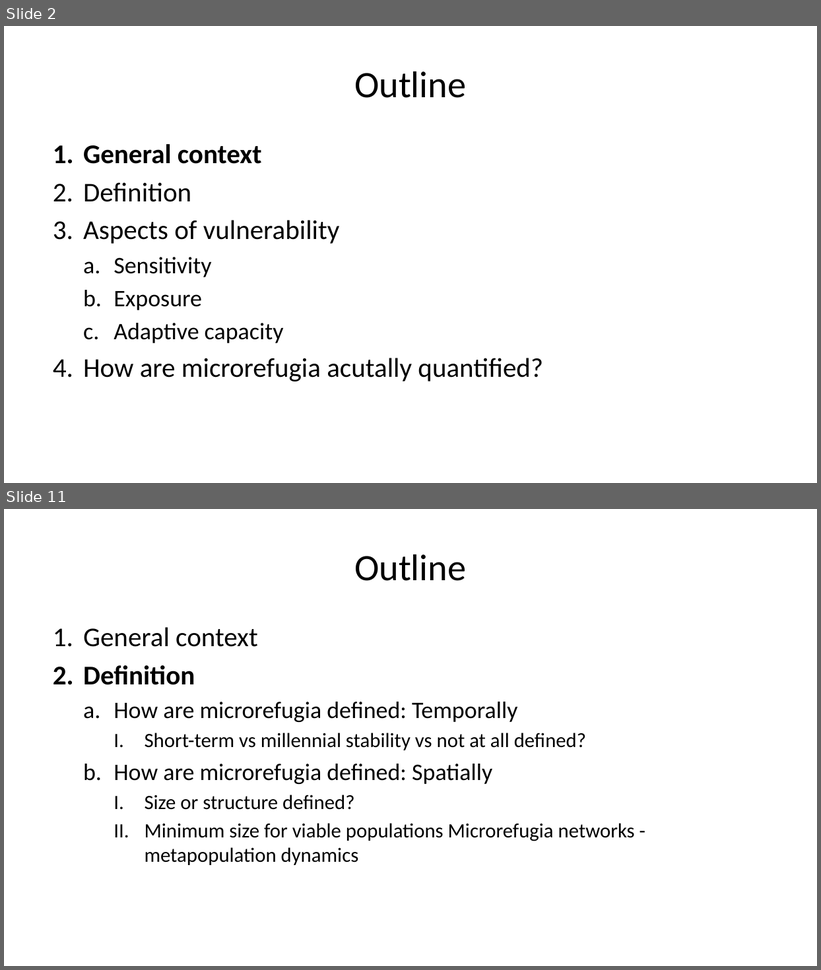
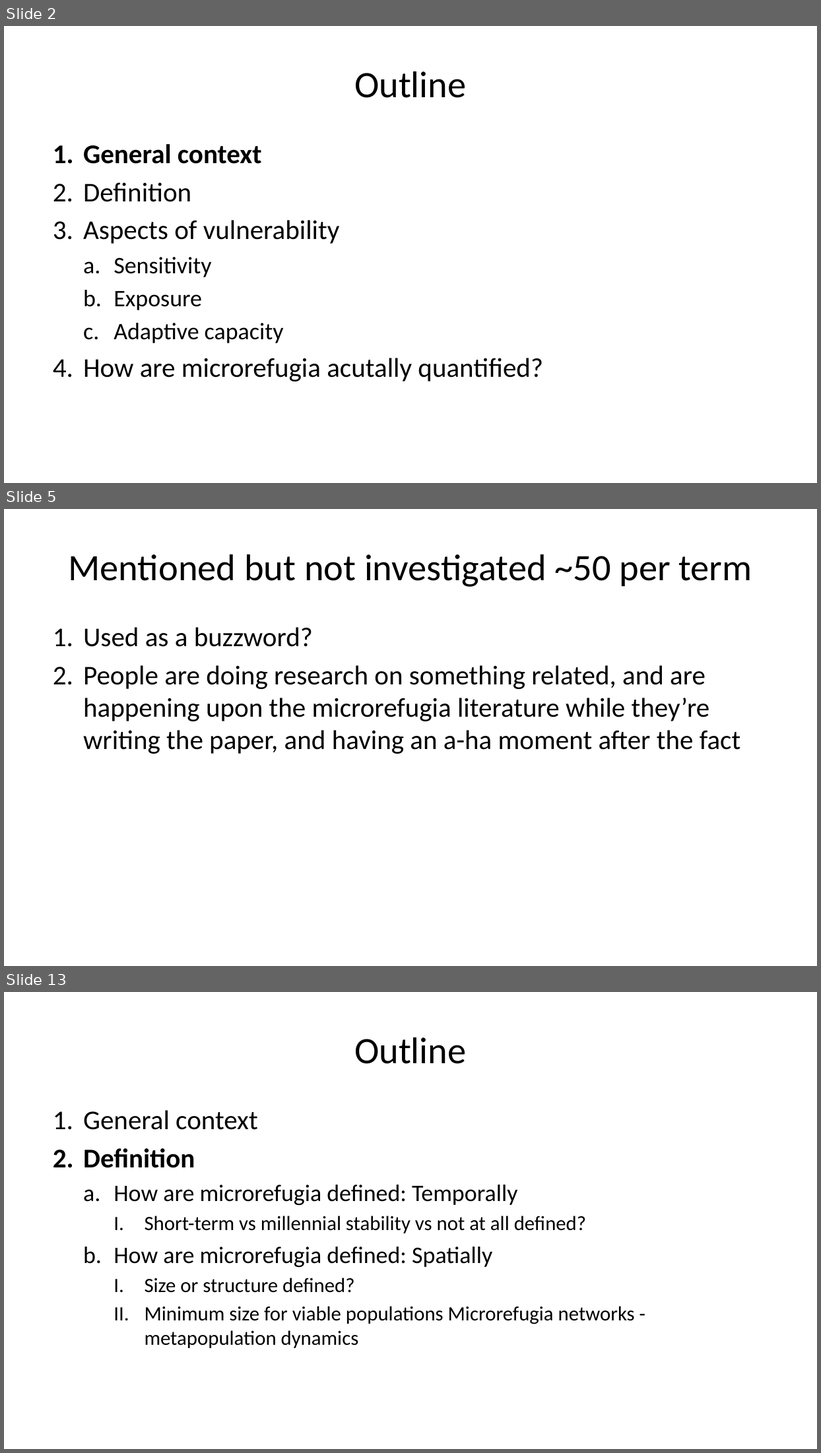
Before and after one commit to admahood/microrefugia_review, a slide deck: microrefugia_review.pptx. Shown one above the other, each under a label of ours: slides 2 and 11 before the commit, slides 2, 5 and 13 after it; the slides between them are not shown. The pictures are 821x970 and 821x1453 pixels, drawn with LibreOffice and Linux fonts; fonts in the diff are those of the drawing. Boxes give left, top, right and bottom in pixels: in the first picture for what was removed or moved away, otherwise in the second. Text is boxed around its words. In the diff, an @@ line names an element or a change of style, - is before the commit and + after.

```diff
--- a/microrefugia_review.pptx
+++ b/microrefugia_review.pptx
@@ slide 5 added at bbox=[4, 509, 817, 966], background #FFFFFF @@
@@ title added at bbox=[68, 554, 752, 587], 33 pt, text #000000 @@
+Mentioned but not investigated ~50 per term
@@ text added at bbox=[83, 627, 741, 754], 24 pt, text #000000 @@
+1. Used as a buzzword?
+2. People are doing research on something related, and are happening upon the microrefugia literature while they’re writing the paper, and having an a-ha moment after the fact
@@ what was slide 11 is now slide 13 @@
```
Also in this commit, not shown: 2 slides changed, 6 other slides added, 1 slide removed, 12 other files.
